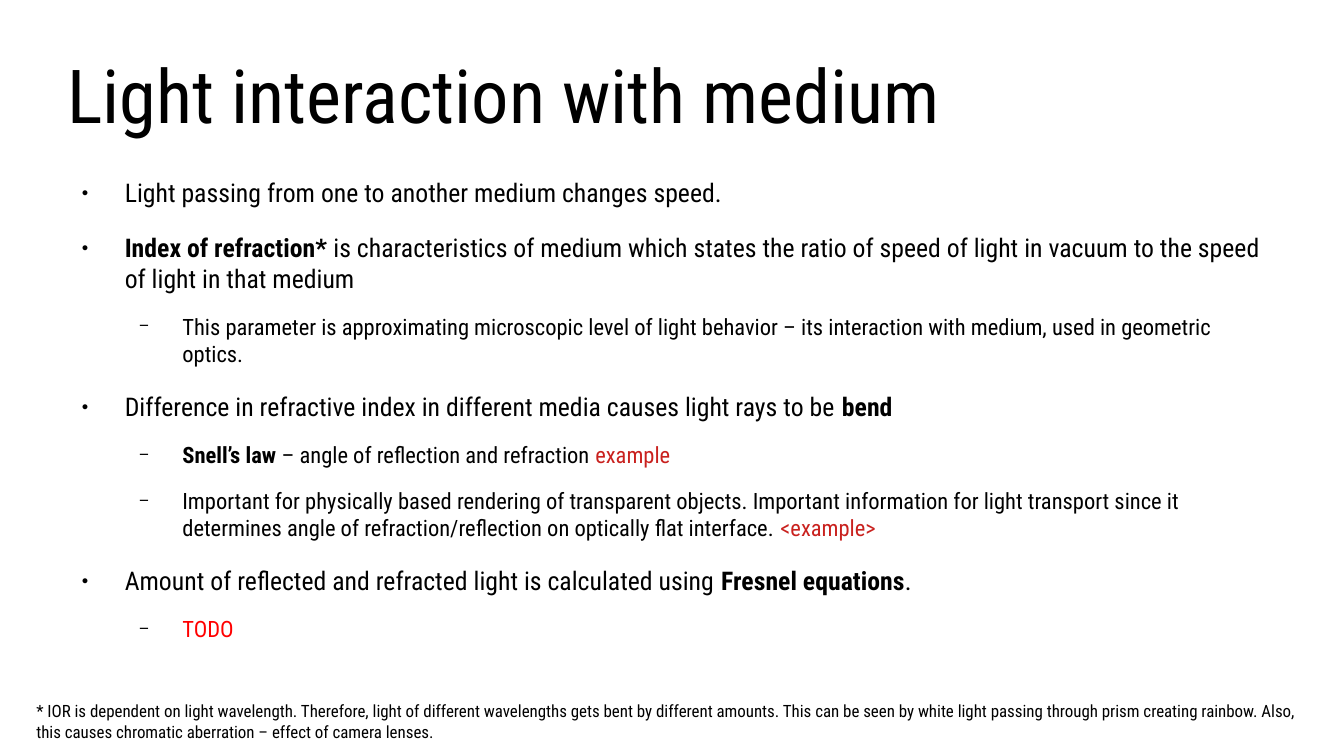
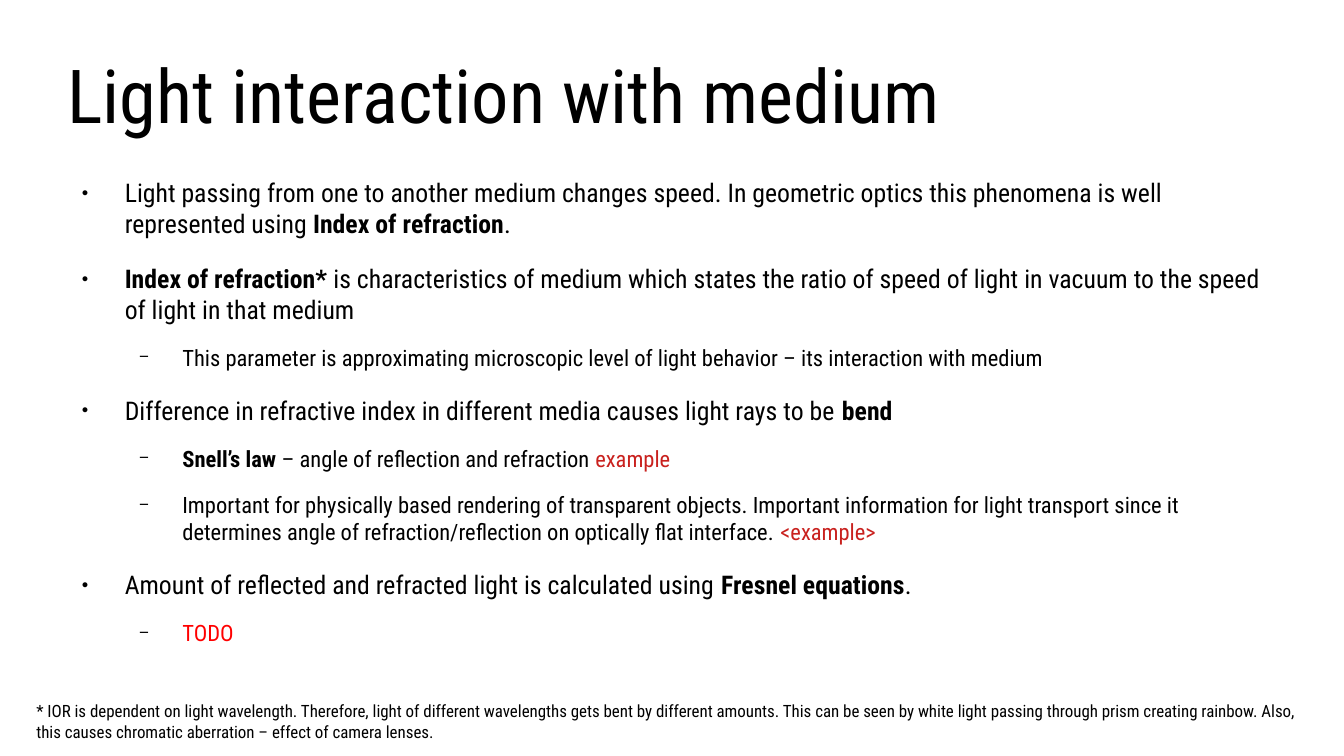
Before and after one commit to lorentzo/IntroductionToComputerGraphics, a slide deck: slide 5 of lectures/3_foundations_3d_scene/3_3_light.odp. Drawn at 1344x756 pixels with LibreOffice and Linux fonts; fonts in the diff are those of the drawing. Boxes give left, top, right and bottom in pixels: in the first picture for what was removed or moved away, otherwise in the second. Text is boxed around its words. In the diff, an @@ line names an element or a change of style, - is before the commit and + after.

Commit message:
light and camera

```diff
--- a/lectures/3_foundations_3d_scene/3_3_light.odp
+++ b/lectures/3_foundations_3d_scene/3_3_light.odp
@@ text at [125,182,1162,239]: text changed @@
-● Light passing from one to another medium changes speed.
+● Light passing from one to another medium changes speed. In geometric optics this phenomena is well represented using Index of refraction.
@@ text at [182,349,1043,371]: text changed @@
-  − This parameter is approximating microscopic level of light behavior – its interaction with medium, used in geometric optics.
+  − This parameter is approximating microscopic level of light behavior – its interaction with medium
```
Also in this commit, not shown: 4 other slides changed, 7 other files.
